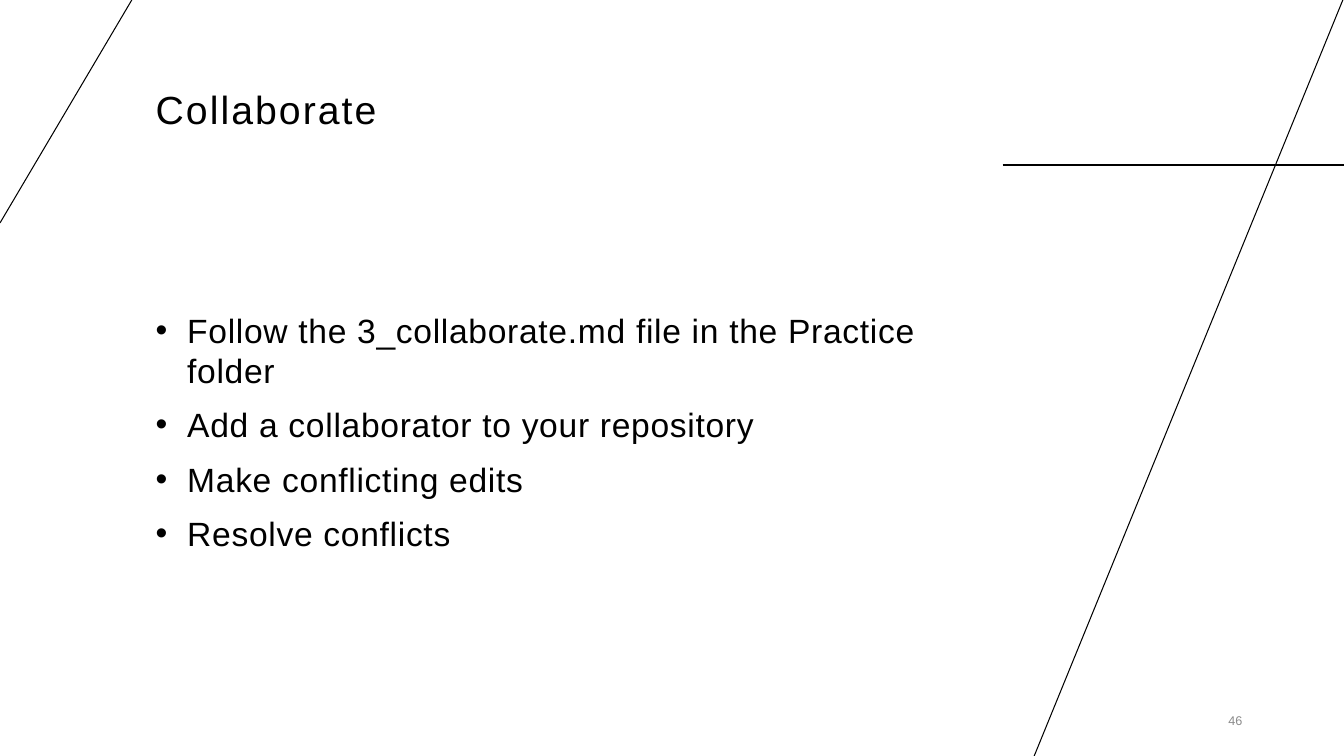
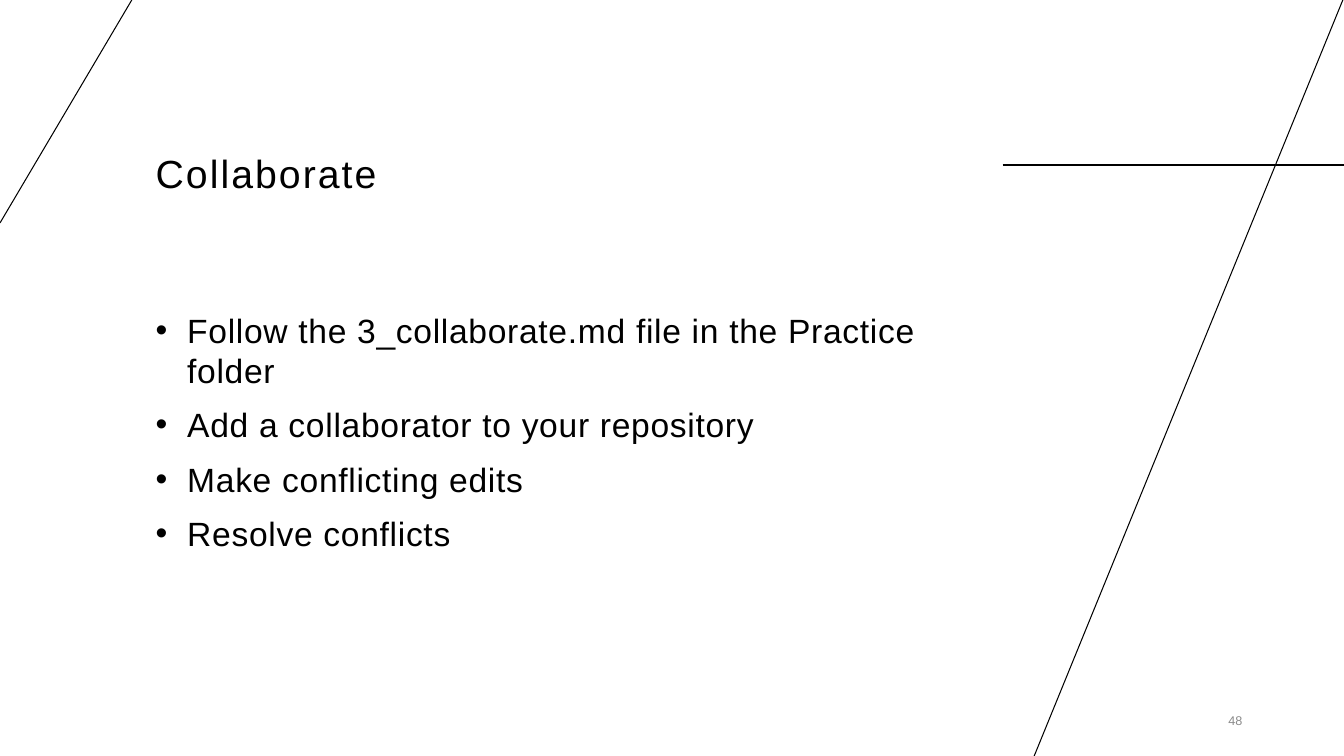
Before and after one commit to cassandra-hui/GitHub-Workshop, a slide deck: slide 48 of Day_1.pptx (slide 46 before the commit). Drawn at 1344x756 pixels with LibreOffice and Linux fonts; fonts in the diff are those of the drawing. Boxes give left, top, right and bottom in pixels: in the first picture for what was removed or moved away, otherwise in the second. Text is boxed around its words. In the diff, an @@ line names an element or a change of style, - is before the commit and + after.

```diff
--- a/Day_1.pptx
+++ b/Day_1.pptx
@@ title "Collaborate" moved from (x1=156, y1=95, x2=377, y2=125) to (x1=156, y1=159, x2=377, y2=189) @@
```
Also in this commit, not shown: 1 other slide changed, 3 slides added, 1 slide removed, 5 other files.
